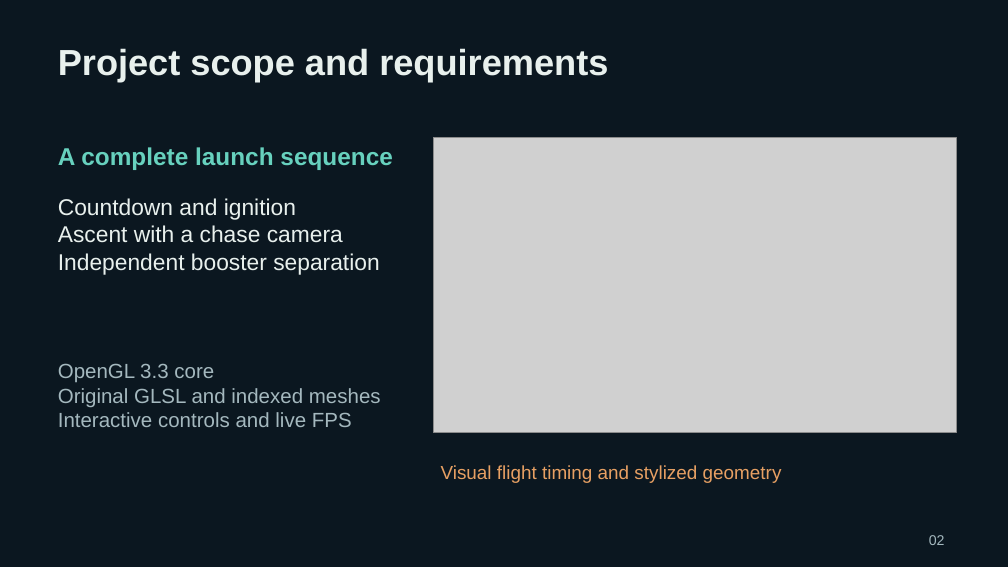
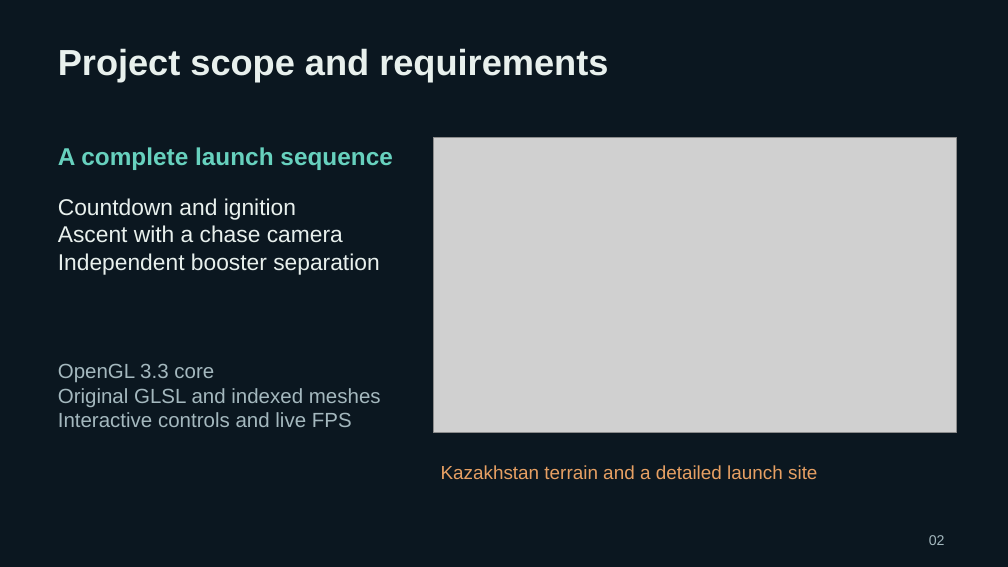
Before and after one commit to aqinaq/baiqonyr, a slide deck: slide 2 of output/Baikonur_Presentation.pptx. Drawn at 1008x567 pixels with LibreOffice and Linux fonts; fonts in the diff are those of the drawing; grey boxes stand for pictures. Boxes give left, top, right and bottom in pixels: in the first picture for what was removed or moved away, otherwise in the second. Text is boxed around its words. In the diff, an @@ line names an element or a change of style, - is before the commit and + after.

```diff
--- a/output/Baikonur_Presentation.pptx
+++ b/output/Baikonur_Presentation.pptx
@@ text at box(441, 465, 817, 479): text changed @@
-Visual flight timing and stylized geometry
+Kazakhstan terrain and a detailed launch site
```
Also in this commit, not shown: 1 other slide changed, 35 other files.
